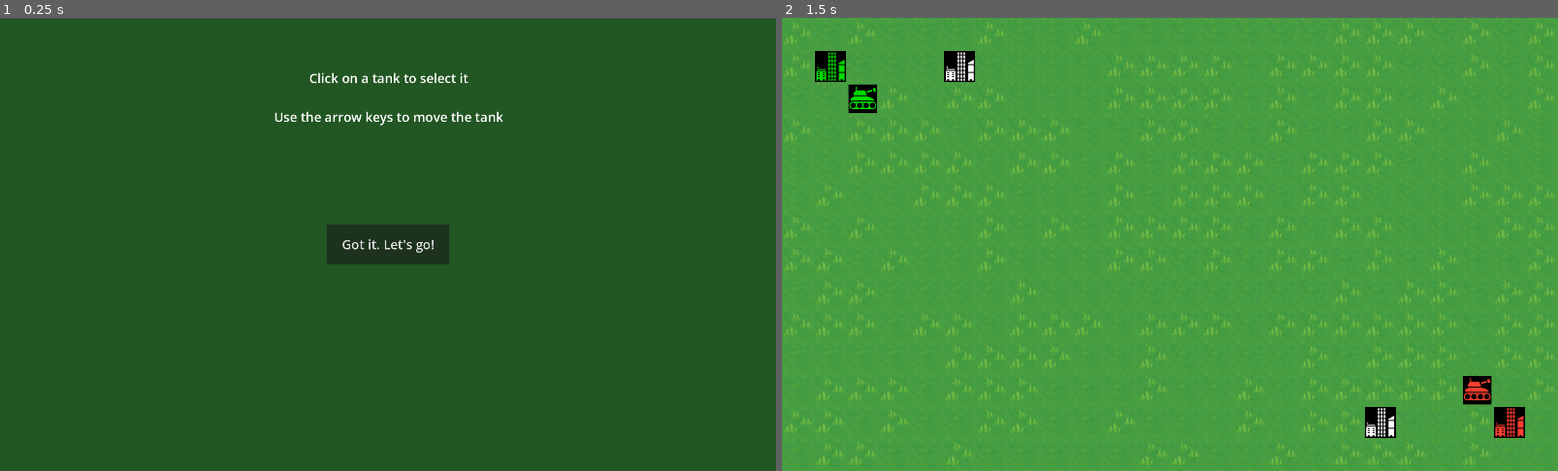
Above: before the commit, frames 1-2 (left to right).
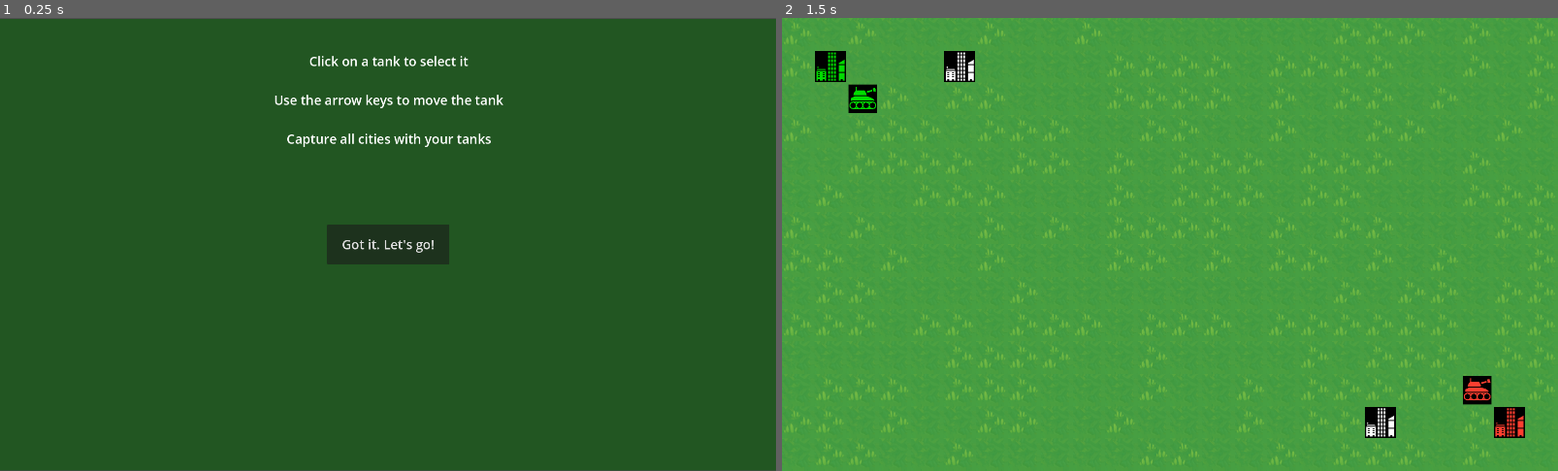
Above: after the commit, the same moments.

Repository: greenmoss/tankies
Game: Godot game, scene res://main.tscn
Same seed, same stepped clock (60 frames per second), same inputs: the game is played once before the commit and once after it.
Inputs (mouse positions are in pixels of both pictures, inside the frame that each line leads up to):
- Up to frame 1 (0.25 s): no input
- Up to frame 2 (1.5 s): click "Got it. Let's go!" at 0.5 s; tap Enter at 1.25 s; move the mouse to (1480, 389) at 1.27 s; press the mouse at (1480, 389) at 1.28 s; hold Right (right) from 1.28 s (still down)

The runs differ from the first frame. In frame 1, 1.2% of the frame differs, in the area x 35-65%, y 8-29%; in frame 2, nothing differs.

Commit message:
Add victory condition
When all cities owned by one team, that team is the winner

Diff:
--- a/common/signal_bus.gd
+++ b/common/signal_bus.gd
@@ -3,6 +3,8 @@
 signal city_captured
 signal city_requested_unit
 
+signal team_won
+
 signal unit_collided
 signal unit_completed_moves
 
--- a/ui/introduction.gd
+++ b/ui/introduction.gd
@@ -1,5 +1,14 @@
 extends CanvasLayer
 
+@export var won = false
+func _ready():
+    SignalBus.team_won.connect(_team_won)
+    won = false
+
+func _team_won(winning_team):
+    $Button.hide()
+    $Label.text = "Victory!\n\nThe winner is\n\n"+winning_team
+    self.show()
 
 func _on_button_pressed():
-    self.hide()
+    if not won: self.hide()
--- a/ui/introduction.tscn
+++ b/ui/introduction.tscn
@@ -10,6 +10,7 @@
 font_size = 32
 
 [node name="Introduction" type="CanvasLayer"]
+layer = 2
 script = ExtResource("1_35xql")
 
 [node name="ColorRect" type="ColorRect" parent="."]
@@ -43,7 +44,9 @@
 size_flags_horizontal = 4
 text = "Click on a tank to select it
 
-Use the arrow keys to move the tank"
+Use the arrow keys to move the tank
+
+Capture all cities with your tanks"
 label_settings = SubResource("LabelSettings_5yce5")
 horizontal_alignment = 1
 autowrap_mode = 2
--- a/world/cities.gd
+++ b/world/cities.gd
@@ -6,3 +6,11 @@
         if city.my_team != team_name: continue
         team_queue.append(city)
     return(team_queue)
+
+func tally_owners():
+    var team_owners = {}
+    for city in get_children():
+        if team_owners.get(city.my_team) == null:
+            team_owners[city.my_team] = 0
+        team_owners[city.my_team] += 1
+    return(team_owners)
--- a/world/world.gd
+++ b/world/world.gd
@@ -14,9 +14,15 @@
     SignalBus.unit_collided.connect(_unit_collided)
     SignalBus.unit_completed_moves.connect(_unit_completed_moves)
     SignalBus.want_next_unit.connect(_want_next_unit)
+    turn_number = 0
     start_next_turn = true
 
 func _physics_process(_delta):
+    var winner = check_winner()
+    if(winner != null):
+        SignalBus.team_won.emit(winner)
+        return
+
     if(start_next_turn):
         start_turn()
     else:
@@ -110,3 +116,13 @@
 
 func end_turn():
     start_next_turn = true
+
+func check_winner():
+    var teams_with_cities = []
+    var city_owners = $cities.tally_owners()
+    for team in city_owners.keys():
+        if city_owners[team] == 0: continue
+        teams_with_cities.append(team)
+    if(teams_with_cities.size() != 1):
+        return null
+    return(teams_with_cities[0])
